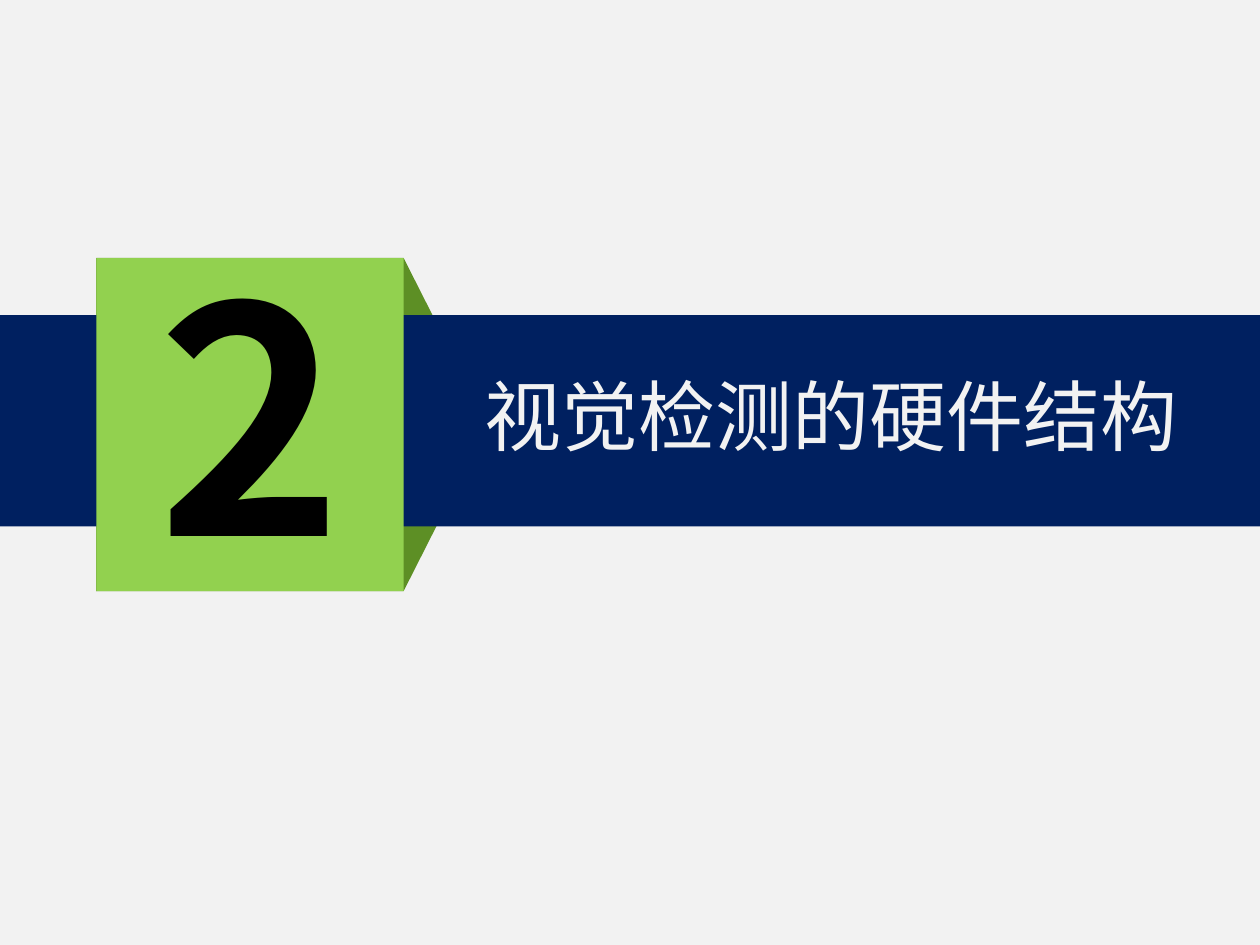
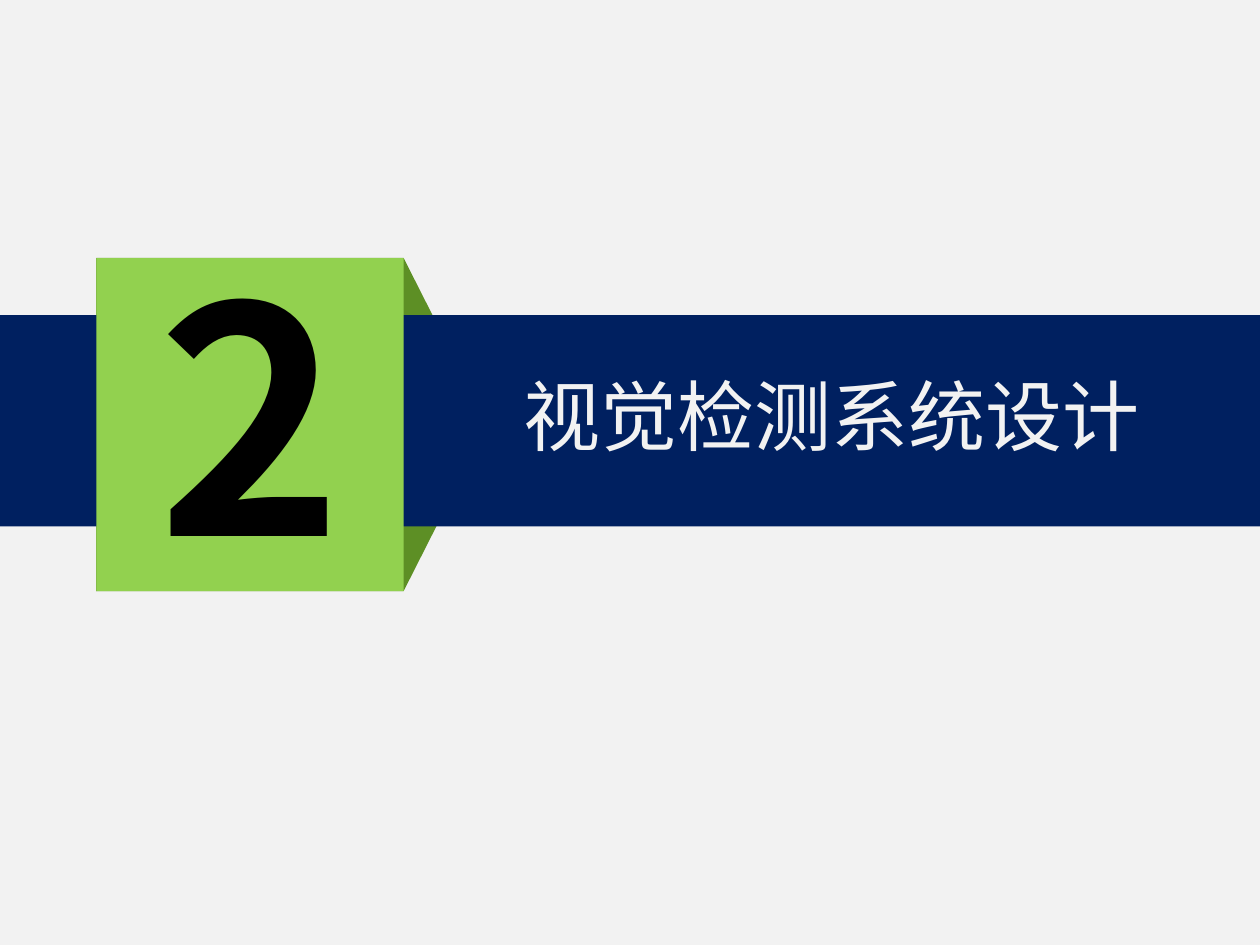
Before and after one commit to wang-jiankun/Graduate-File, a slide deck: slide 7 of 资料/课题汇报（2019.3.15）-王建坤.pptx. Drawn at 1260x945 pixels with LibreOffice and Linux fonts; fonts in the diff are those of the drawing; background and template pictures are left out. Boxes give left, top, right and bottom in pixels: in the first picture for what was removed or moved away, otherwise in the second. Text is boxed around its words. In the diff, an @@ line names an element or a change of style, - is before the commit and + after.

```diff
--- a/资料/课题汇报（2019.3.15）-王建坤.pptx
+++ b/资料/课题汇报（2019.3.15）-王建坤.pptx
@@ title at bbox=[523, 380, 1139, 452]: text changed @@
-视觉检测的硬件结构
+视觉检测系统设计
```
Also in this commit, not shown: 5 other slides changed, 2 slides added, 9 other files.
